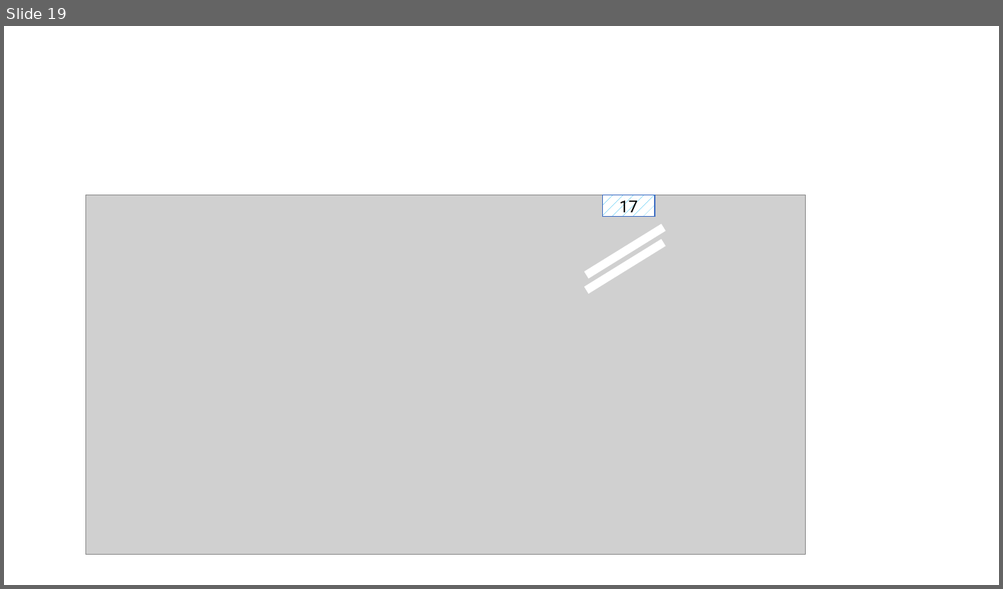
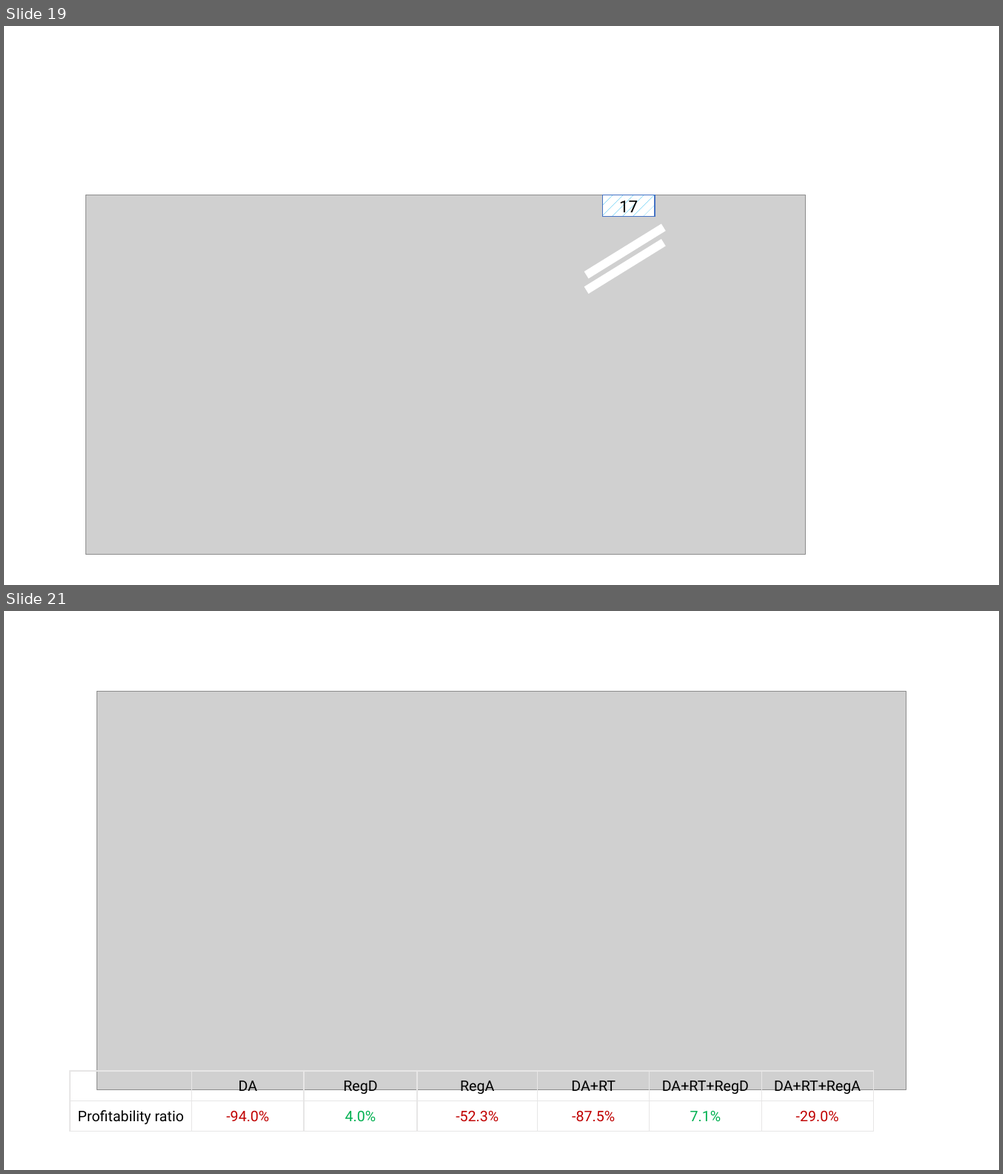
Before and after one commit to fxleos/FXLeibility, a slide deck: FXLeibility.Matlab/Experiment/Original/Figure.pptx. Shown one above the other, each under a label of ours: slide 19 before the commit, slides 19 and 21 after it; the slides between them are not shown. The pictures are 1003x589 and 1003x1174 pixels, drawn with LibreOffice and Linux fonts; fonts in the diff are those of the drawing; grey boxes stand for pictures. Boxes give left, top, right and bottom in pixels: in the first picture for what was removed or moved away, otherwise in the second. Text is boxed around its words. In the diff, an @@ line names an element or a change of style, - is before the commit and + after.

```diff
--- a/FXLeibility.Matlab/Experiment/Original/Figure.pptx
+++ b/FXLeibility.Matlab/Experiment/Original/Figure.pptx
@@ slide 21 added at box(4, 611, 999, 1170), background #FFFFFF @@
@@ picture added at box(96, 692, 906, 1091) @@
@@ table added at box(70, 1071, 873, 1132), 2 rows, 7 columns @@
+ | DA | RegD | RegA | DA+RT | DA+RT+RegD | DA+RT+RegA
+Profitability ratio | -94.0% | 4.0% | -52.3% | -87.5% | 7.1% | -29.0%
```
Also in this commit, not shown: 1 slide changed, 6 other slides added, 2 slides removed, 20 other files.
